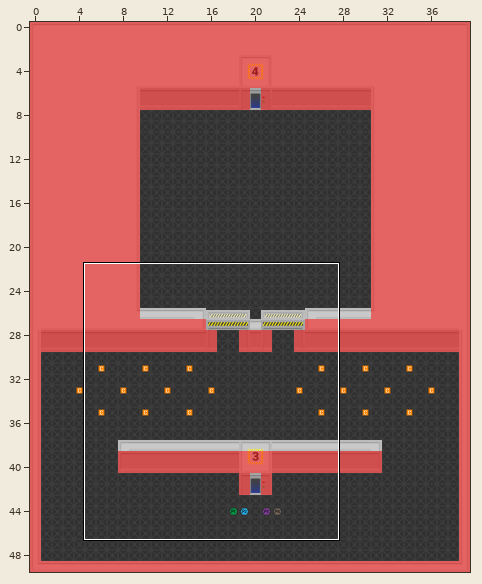
Two states of a Tiled map, core/assets/maps/level-3.tmx. The first picture is a wide view before the edit; the outline marks the close-up.
Close-up. Before the commit:
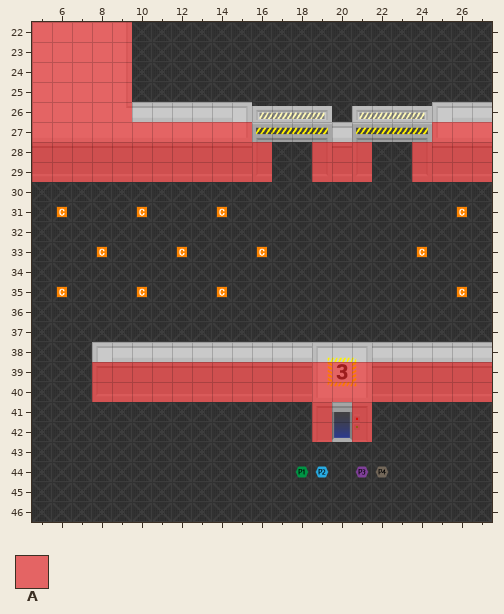
Cells are 32x32 px. Shown: x 5..27, y 22..46. The commit also changed other parts of the map, which this record leaves out.
Key: from "collisions": A 5.
_ is an empty cell.
Layers that did not change in this view are not listed.
Layer "Collisions" before, first column x 5:
22 AAAAA__________________
23 AAAAA__________________
24 AAAAA__________________
25 AAAAA__________________
26 AAAAA__________________
27 AAAAAAAAAAA_________AAA
28 AAAAAAAAAAAA__AAA__AAAA
29 AAAAAAAAAAAA__AAA__AAAA
30 _______________________
31 _______________________
32 _______________________
33 _______________________
34 _______________________
35 _______________________
36 _______________________
37 _______________________
38 _______________________
39 ___AAAAAAAAAAAAAAAAAAAA
40 ___AAAAAAAAAAAAAAAAAAAA
41 ______________A_A______
42 ______________A_A______
43 _______________________
44 _______________________
45 _______________________
46 _______________________
After:
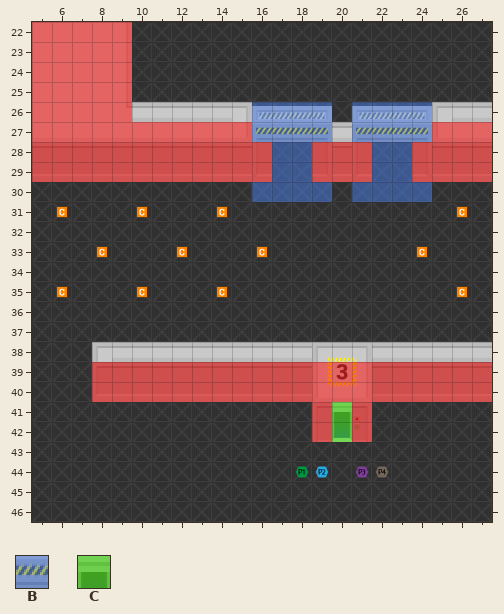
Further tiles: from "collisions": B 4, C 7.
See-through tiles are keyed as they look on the map.
Log entry: door and trigger collisions
From old to new:
Changed rows in their new state; . is an unchanged cell.
Layer "Collisions":
first column x 16:
26 BBBB.BBBB
27 BBBB.BBBB
28 .BB...BB.
29 .BB...BB.
30 BBBB.BBBB
first column x 20:
41 C
42 C
